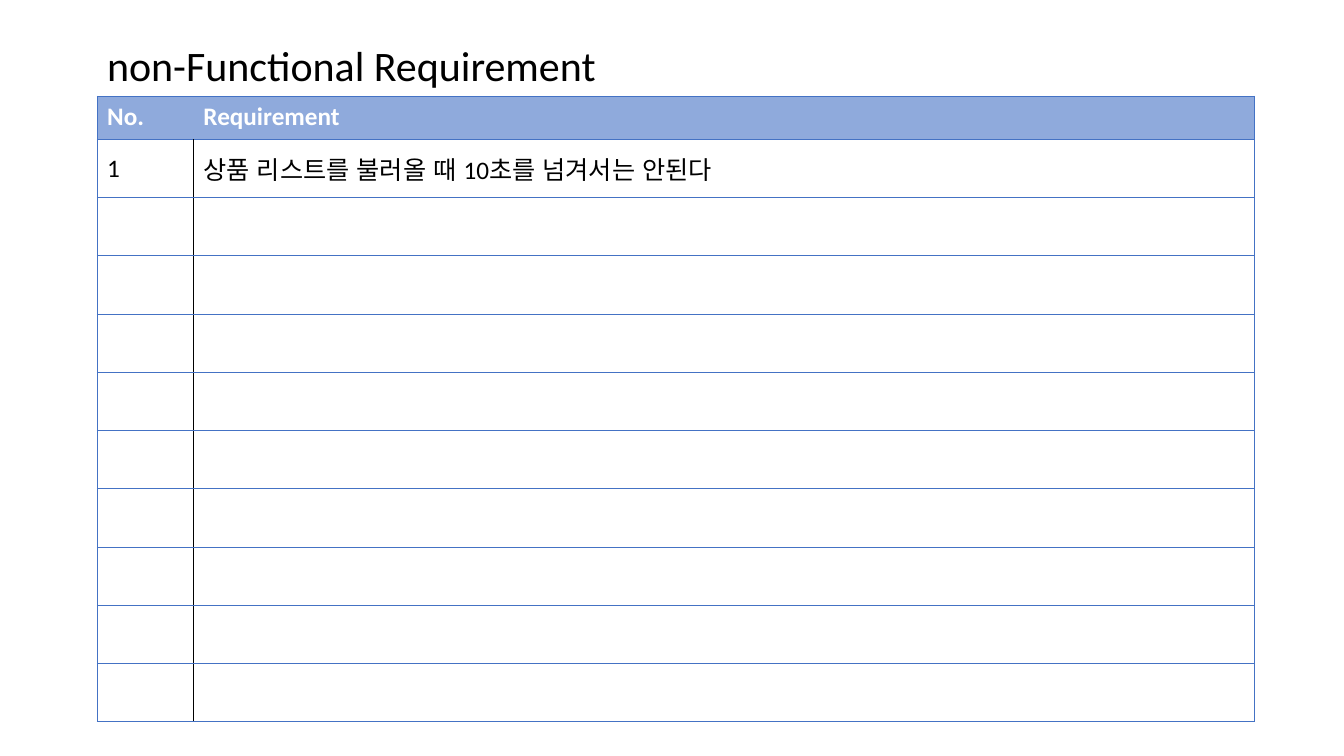
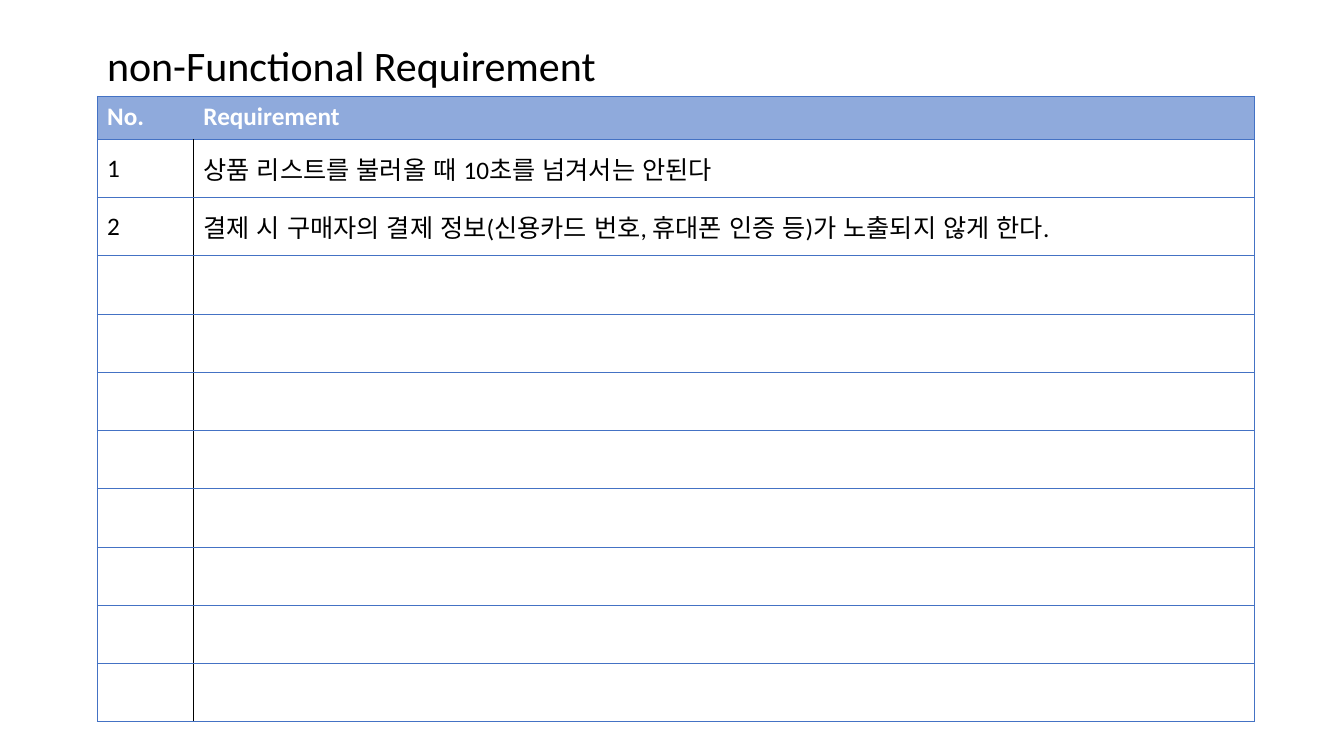
Before and after one commit to bbangnambong/RequirementCapturing, a slide deck: slide 4 of Requirement.pptx (slide 3 before the commit). Drawn at 1344x756 pixels with LibreOffice and Linux fonts; fonts in the diff are those of the drawing. Boxes give left, top, right and bottom in pixels: in the first picture for what was removed or moved away, otherwise in the second. Text is boxed around its words. In the diff, an @@ line names an element or a change of style, - is before the commit and + after.

```diff
--- a/Requirement.pptx
+++ b/Requirement.pptx
@@ table at [97,96,1255,722] @@
+row 3: 2 | 결제 시 구매자의 결제 정보(신용카드 번호, 휴대폰 인증 등)가 노출되지 않게 한다.
-row 11:  | 
```
Also in this commit, not shown: 2 other slides changed, 1 slide added, 3 other files.
